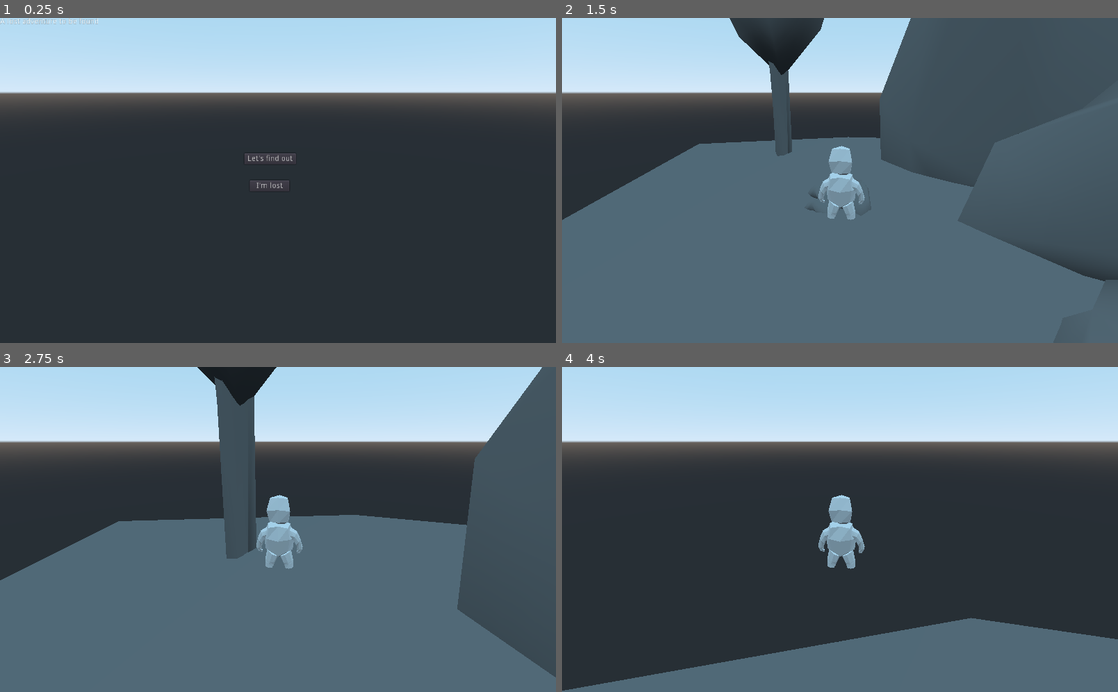
Above: before the commit, frames 1-4 (two rows, left to right).
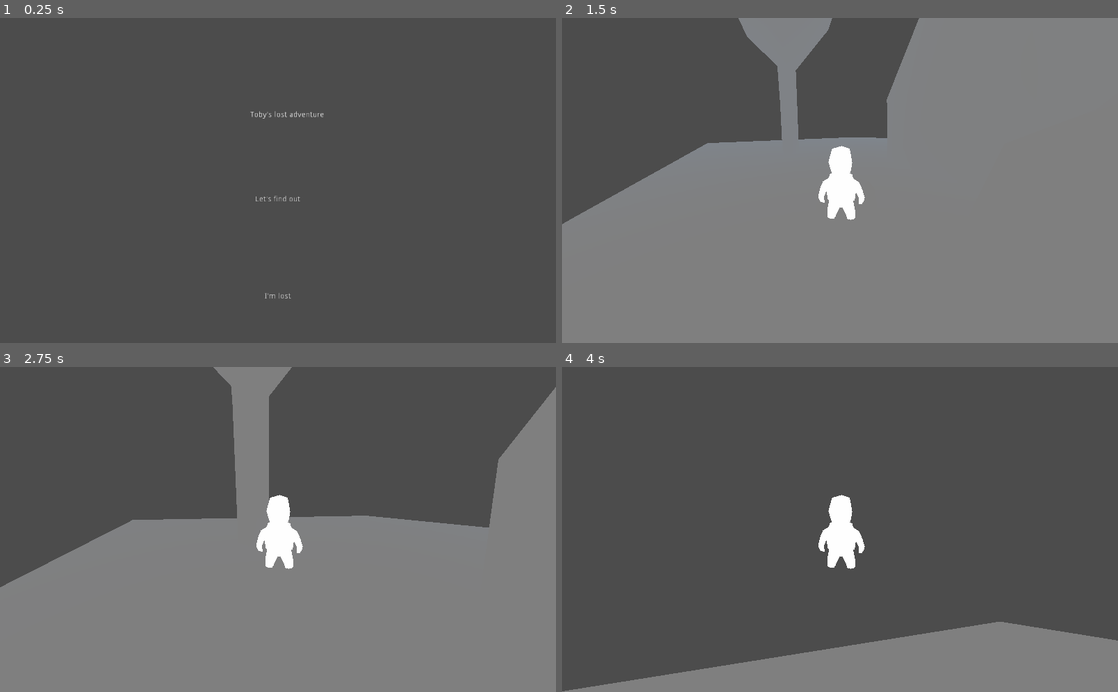
Above: after the commit, the same moments.

Repository: freskoulix/ggj-2021
Game: Godot game, scene res://scenes/RootScene.tscn
Same seed, same stepped clock (60 frames per second), same inputs: the game is played once before the commit and once after it.
Inputs (mouse positions are in pixels of both pictures, inside the frame that each line leads up to):
- Up to frame 1 (0.25 s): no input
- Up to frame 2 (1.5 s): click "Let's find out" at 0.5 s; tap Enter at 1.25 s; move the mouse to (867, 180) at 1.27 s; hold W from 1.28 s (still down)
- Up to frame 3 (2.75 s): keep holding W; move the mouse to (250, 529) at 2.02 s
- Up to frame 4 (4 s): keep holding W; move the mouse to (851, 523) at 2.77 s; move the mouse to (834, 536) at 3.52 s

The runs differ from the first frame. In frame 1, 93% of the frame differs, in the area x 0-100%, y 0-100%; in frame 2, 96%; in frame 3, 92%; in frame 4, 94%.

Commit message:
Made windows fullscreen Updated MainMenu

Diff:
--- a/default_env.tres
+++ b/default_env.tres
@@ -3,5 +3,7 @@
 [sub_resource type="ProceduralSky" id=1]
 
 [resource]
-background_mode = 2
+background_mode = 4
 background_sky = SubResource( 1 )
+ambient_light_color = Color( 1, 1, 1, 1 )
+fog_enabled = true
--- a/scenes/MainMenu.tscn
+++ b/scenes/MainMenu.tscn
@@ -1,7 +1,9 @@
-[gd_scene load_steps=3 format=2]
+[gd_scene load_steps=4 format=2]
 
 [ext_resource path="res://scripts/Start.gd" type="Script" id=1]
 [ext_resource path="res://scripts/Exit.gd" type="Script" id=2]
+
+[sub_resource type="DynamicFont" id=1]
 
 [node name="MainMenu" type="Control"]
 anchor_right = 1.0
@@ -11,32 +13,38 @@
 }
 
 [node name="RichTextLabel" type="RichTextLabel" parent="."]
-margin_right = 1024.0
-margin_bottom = 80.0
+anchor_left = 0.45
+anchor_top = 0.286
+anchor_right = 0.595
+anchor_bottom = 0.322
+custom_fonts/mono_font = SubResource( 1 )
 bbcode_enabled = true
-bbcode_text = "[color=white][b]A lost adventure to be found[/b][/color]"
-text = "A lost adventure to be found"
+bbcode_text = "[color=white][b]Toby's lost adventure[/b][/color]"
+text = "Toby's lost adventure"
 __meta__ = {
 "_edit_use_anchors_": false
 }
 
 [node name="Start" type="Button" parent="."]
-margin_left = 450.0
-margin_top = 250.0
-margin_right = 462.0
-margin_bottom = 270.0
+anchor_top = 0.488
+anchor_right = 1.0
+anchor_bottom = 0.631
+margin_bottom = -0.799957
 text = "Let's find out"
+flat = true
 script = ExtResource( 1 )
 __meta__ = {
 "_edit_use_anchors_": false
 }
 
 [node name="Exit" type="Button" parent="."]
-margin_left = 460.0
-margin_top = 300.0
-margin_right = 533.0
-margin_bottom = 320.0
+anchor_top = 1.0
+anchor_right = 1.0
+anchor_bottom = 1.0
+margin_top = -128.4
+margin_bottom = -43.4
 text = "I'm lost"
+flat = true
 script = ExtResource( 2 )
 __meta__ = {
 "_edit_use_anchors_": false
--- a/scripts/RootScene.gd
+++ b/scripts/RootScene.gd
@@ -7,10 +7,11 @@
 var isGameRunning = false
 
 func _ready():
+	OS.window_fullscreen = true
 	Input.set_mouse_mode(Input.MOUSE_MODE_VISIBLE)
 	rootScene.add_child(mainMenu)
+	rootScene.add_child(mainScene)
 	mainScene.hide()
-	rootScene.add_child(mainScene)
 
 func _process(delta):
 	if Input.is_key_pressed(KEY_ESCAPE):
--- a/scripts/character.gd
+++ b/scripts/character.gd
@@ -19,9 +19,6 @@
 	if event is InputEventMouseMotion:
 		mouse_handler(event)
 
-	if event.is_action_pressed("toggle_fullscreen"):
-		OS.window_fullscreen = !OS.window_fullscreen
-
 func keyboard_handler():
 	if Input.is_key_pressed(KEY_W):
 		var pos = Vector3(0, 0, -KEYBOARD_SENS)
